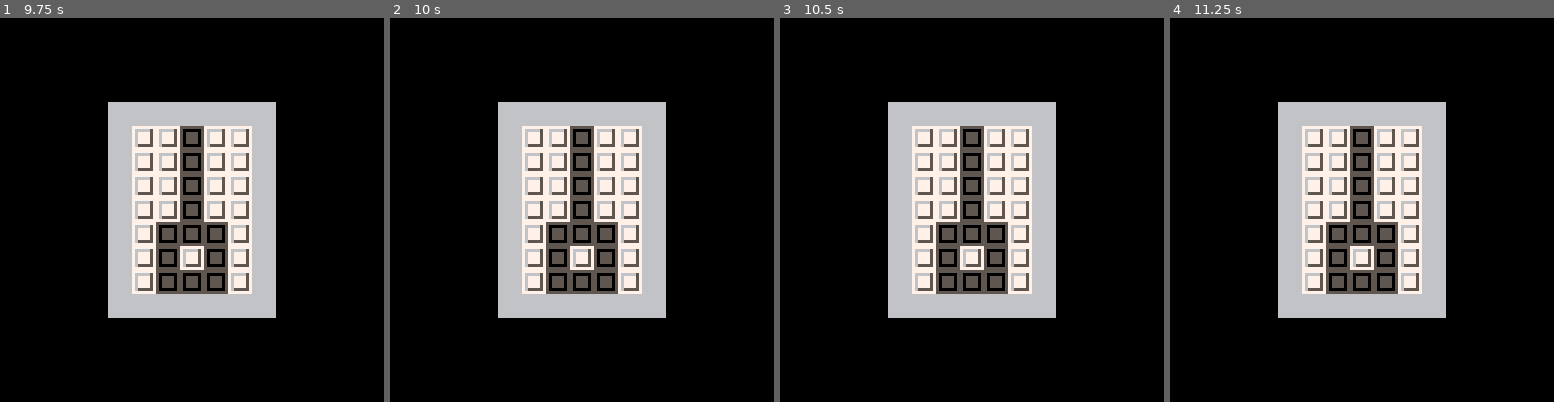
Above: before the commit, frames 1-4 (left to right).
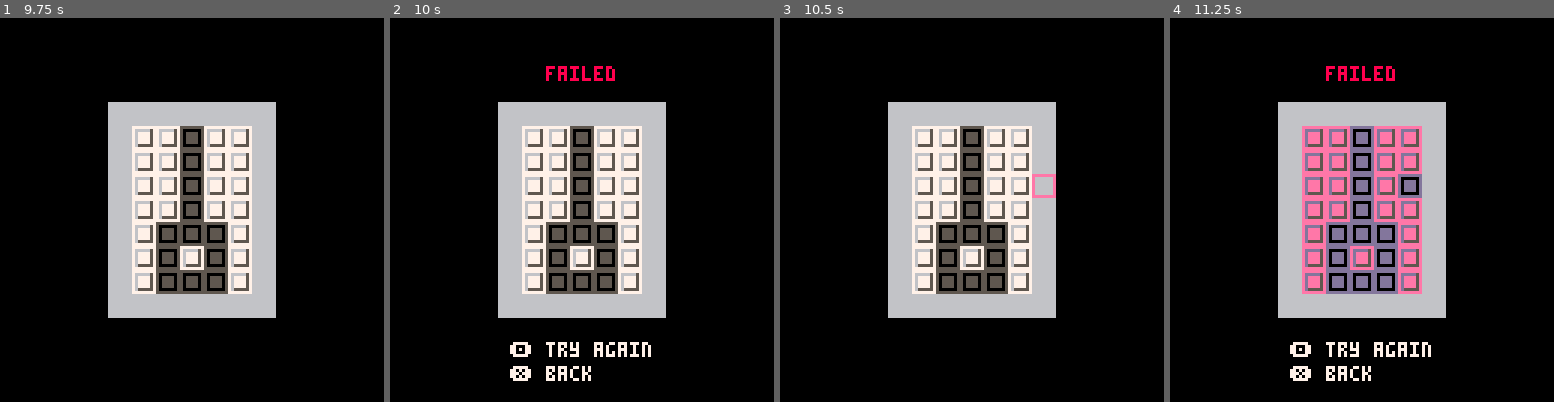
Above: after the commit, the same moments.

Repository: tobiasvl/picolarium
Game: PICO-8 cartridge picolarium.p8
The game is run twice, just before and just after one commit, with the same random seed, the same clock (stepped at 60 frames per second) and the same inputs.
Inputs:
- Up to frame 1 (9.75 s): tap X (X key) at 0.33, 1.07, 1.85, 2.97, 4.08, 5.2, 6.32, 7.43, 8.55, 9.67 s; tap O (Z key) at 0.7, 1.7, 2.1, 2.5, 2.9, 3.3, 3.7, 4.1, 4.5, 4.9, 5.3, 5.7, 6.1, 6.5, 6.9, 7.3, 7.7, 8.1, 8.5, 8.9, 9.3, 9.7 s; hold Right 1.6-2.1 s; hold Up 2.15-2.42 s; hold Right 2.47-3.03 s; hold Left 3.08-3.58 s; hold Down 3.63-3.97 s; hold Right 4.02-4.68 s; hold Up 4.73-5.03 s; hold Left 5.08-5.68 s; hold Down 5.73-6.03 s; hold Right 6.08-6.58 s; hold Right 6.63-7.13 s; hold Up 7.18-7.45 s; hold Right 7.5-8.07 s; hold Left 8.12-8.62 s; hold Down 8.67-9 s; hold Right 9.05-9.72 s
- Up to frame 2 (10 s): hold Up from 9.77 s (still down)
- Up to frame 3 (10.5 s): release Up at 10.07 s; tap O (Z key) at 10.1 s; hold Left from 10.12 s (still down)
- Up to frame 4 (11.25 s): tap O (Z key) at 10.5, 10.9 s; release Left at 10.72 s; hold Down 10.77-11.07 s; tap X (X key) at 10.78 s; hold Right from 11.12 s (still down)

Frame 1 is identical in both runs. In frame 2, 1.4% of the frame differs, in the area x 31-68%, y 12-95%; in frame 3, 0.2%; in frame 4, 12%.

Commit message:
Fix level completion status bug
Fix bug where level was not recognized as completed if no tiles were flipped. Closes #3.

Diff:
--- a/picolarium.p8
+++ b/picolarium.p8
@@ -352,12 +352,11 @@
     spr(0, xpos, ypos)
   elseif mode==5 then
     cls()
+    if (#b_tiles==0 and #w_tiles==0) mode=6
     for t in all(b_tiles) do
       s=mget(t[1],t[2])
       mset(t[1],t[2],s-1)
-      if s==49 then
-        mode=6
-      end
+      if (s==49) mode=6
     end
     for t in all(w_tiles) do
       s=mget(t[1],t[2])
